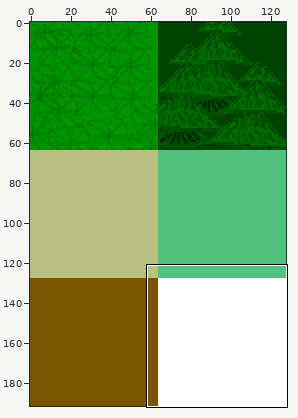
One commit to this sprite sheet: images/tiles/tiles.png. Above: a wide view before the commit, with the close-up outlined.
Close-up. First the earlier version:
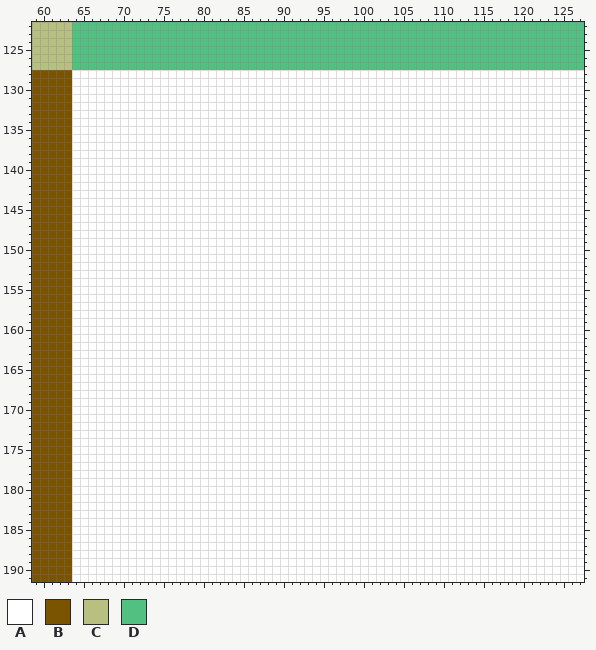
The file is 128x192 pixels. Colours within 5 levels of each other are drawn and written as one. Shown: x 59..127, y 122..191.
Palette (. is transparent): A #ffffff  B #7b5400  C #b7c081  D #51c081
New version:
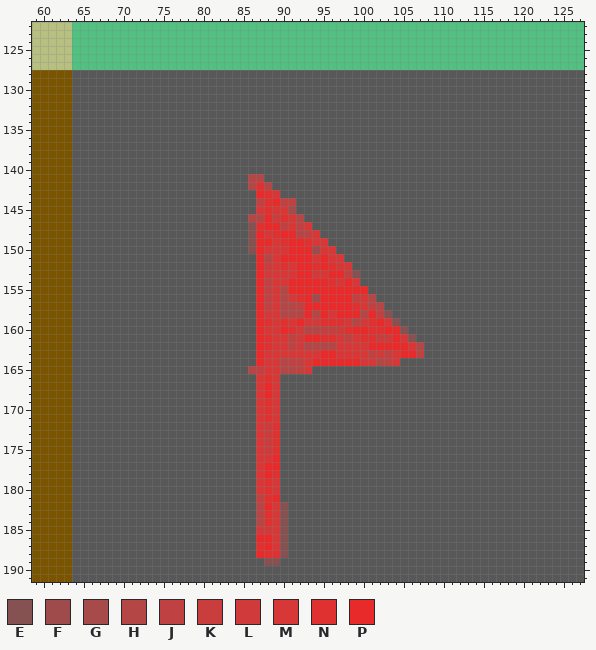
Colours new in this view: E #865151  F #a04b4b  G #a64a4a  H #b44646  J #c04141  K #c93d3d  L #d13a3a  M #d73737  N #e03131  P #e92a2a
From old to new:
colour A: #ffffff -> #585858
Changed rows in their new state; - is a pixel that keeps its letter.
first column x 86:
141 HH--------------------
142 HNH-------------------
143 -PNM------------------
144 -JNPJJ----------------
145 -MNMMG----------------
146 HHPKNMH---------------
147 ENPPJMJM--------------
148 EPMNPPHJM-------------
149 EPPMNPPNMM------------
150 EPMMMPPPFMM-----------
151 -PHMPPPPMPMM----------
152 -PKMNMPPNPNMM---------
153 -PLMMMPPLMPPJE--------
154 -PJMMPPPPPNMPM--------
155 -PJMHPPPPPPPPPP-------
156 -PJMHLNPFPPPPJMH------
157 -PJMHHJPPPPPPNMJH-----
158 -PLMHHHPHPMPPPHPJE----
159 -PNMNMPMLNNNLHLNPME---
160 -PMMPNLHHJJKNPPNNPPE--
161 -PNMMJLPPNNMJMNNKKPME-
162 -PNMMJLHHHHMMMMPPPPPMH
163 -PMMMMMMMPPMMMMJLJMPPJ
164 -PMMHJJMPPPPPPMMHJM---
165 HJMMHHJM--------------
166 -MNM------------------
167 -MPM------------------
168 -MPM------------------
169 -MNM------------------
170 -MNM------------------
171 -MNM------------------
172 -MKN------------------
173 -MKN------------------
174 -MKN------------------
175 -MKN------------------
176 -MMP------------------
177 -MPP------------------
178 -MPN------------------
179 -MNM------------------
180 -MNM------------------
181 -JNP------------------
182 -HPME-----------------
183 -HNME-----------------
184 -HNME-----------------
185 -LLME-----------------
186 -PPME-----------------
187 -NPME-----------------
188 -PNNE-----------------
189 --EE------------------
Boxes around the changes in both close-ups, in picture pixels (x1, y1, x2, y2):
changed: (72, 70, 584, 582)
